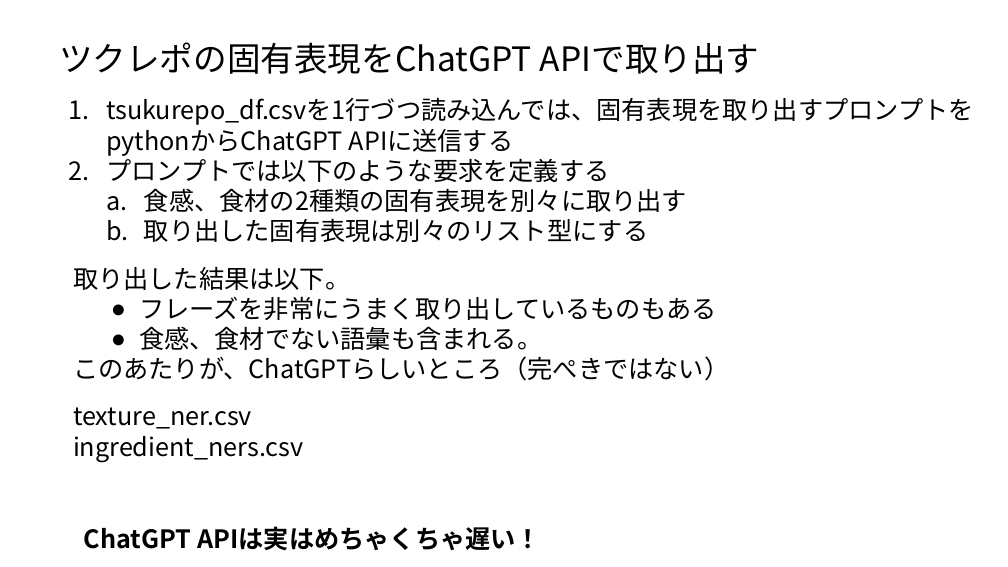
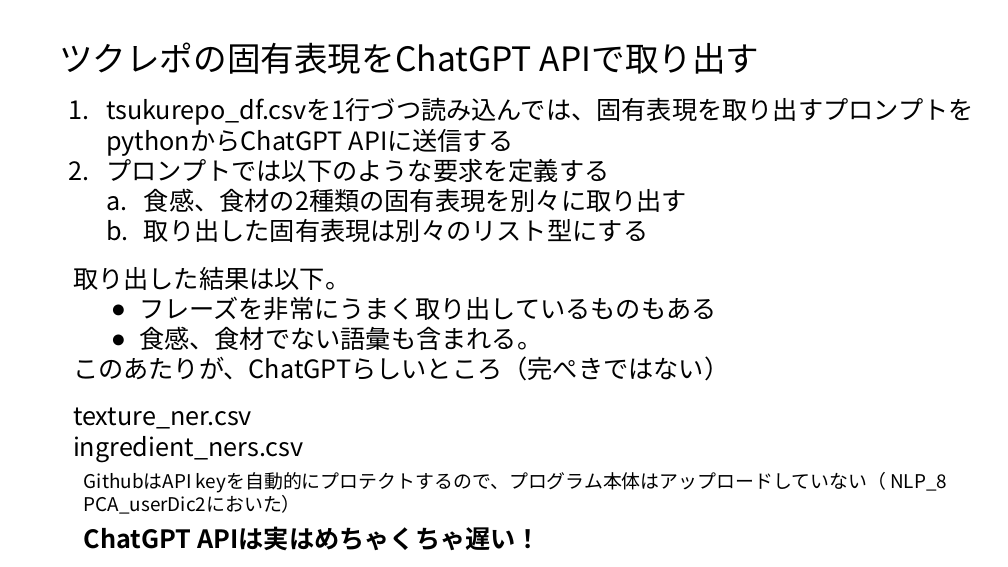
Before and after one commit to ueharaLab/NLP_8-PCA_userDic, a slide deck: slide 16 of NLP_7 PCA_userDic.pptx. Drawn at 1008x567 pixels with LibreOffice and Linux fonts; fonts in the diff are those of the drawing. Boxes give left, top, right and bottom in pixels: in the first picture for what was removed or moved away, otherwise in the second. Text is boxed around its words. In the diff, an @@ line names an element or a change of style, - is before the commit and + after.

```diff
--- a/NLP_7 PCA_userDic.pptx
+++ b/NLP_7 PCA_userDic.pptx
@@ text added at (84,472,947,514), 18 pt, text #000000 @@
+GithubはAPI keyを自動的にプロテクトするので、プログラム本体はアップロードしていない（ NLP_8 PCA_userDic2においた）
```
Also in this commit, not shown: 1 other file.
